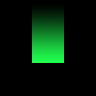
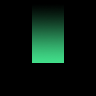
The second 96 × 96 image is a revision of the first. Changes to its layers:
renamed "Layer 3" to "Hue/Saturation 1", moved it above "Layer 0", painted on it, masked it over [32, 8, 64, 63]
removed layer "Layer 1" over [32, 8, 64, 63]
renamed "Layer 2" to "Layer 0", painted on it over [32, 8, 64, 63]
